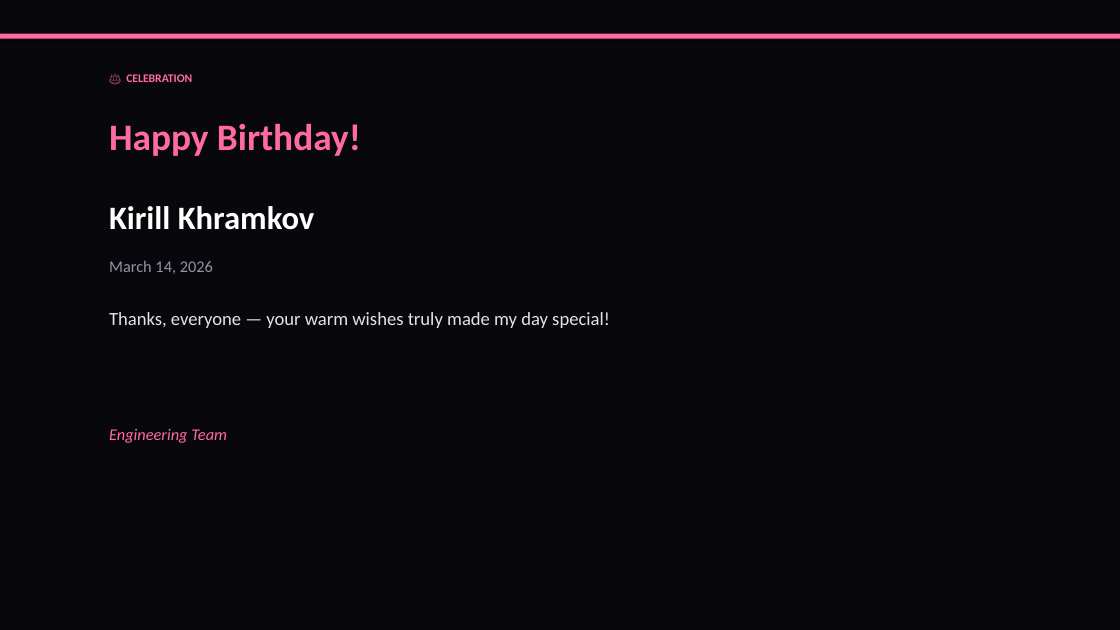
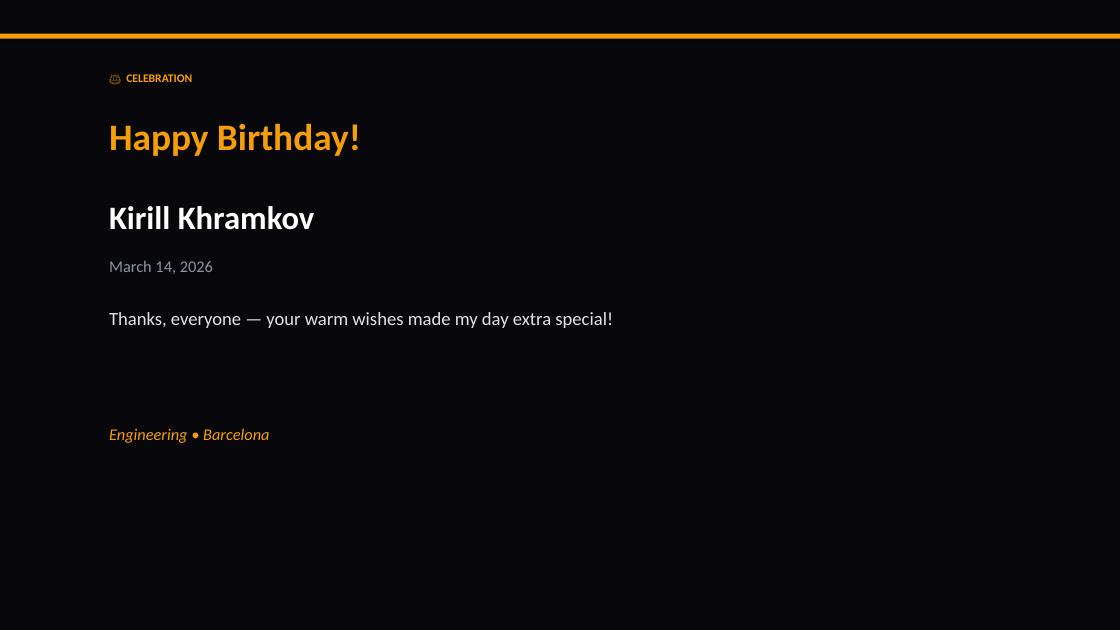
Before and after one commit to liliyagarifullina-maker/appodeal-pulse, a slide deck: slide 6 of data/archive/pulse_2026-03-14.pptx (slide 2 before the commit). Drawn at 1120x630 pixels with LibreOffice and Linux fonts; fonts in the diff are those of the drawing. Boxes give left, top, right and bottom in pixels: in the first picture for what was removed or moved away, otherwise in the second. Text is boxed around its words. In the diff, an @@ line names an element or a change of style, - is before the commit and + after.

```diff
--- a/data/archive/pulse_2026-03-14.pptx
+++ b/data/archive/pulse_2026-03-14.pptx
@@ rectangle at bbox=[0, 34, 1120, 39]: fill #FF6B9D to #F59E0B @@
@@ text "🎂 CELEBRATION" at bbox=[126, 74, 192, 82]: text colour #FF6B9D to #F59E0B @@
@@ text "Happy Birthday!" at bbox=[109, 123, 361, 156]: text colour #FF6B9D to #F59E0B @@
@@ text at bbox=[109, 312, 613, 328]: text changed @@
-Thanks, everyone — your warm wishes truly made my day special!
+Thanks, everyone — your warm wishes made my day extra special!
@@ text at bbox=[109, 428, 269, 443]: text changed; text colour #FF6B9D to #F59E0B @@
-Engineering Team
+Engineering • Barcelona
```
Also in this commit, not shown: 13 other slides changed, 5 slides added, 3 slides removed, 2 other files.
